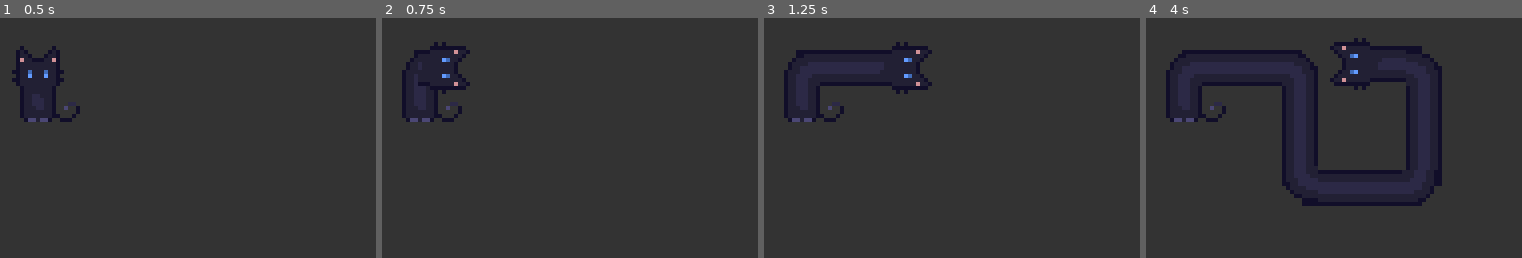
Above: before the commit, frames 1-4 (left to right).
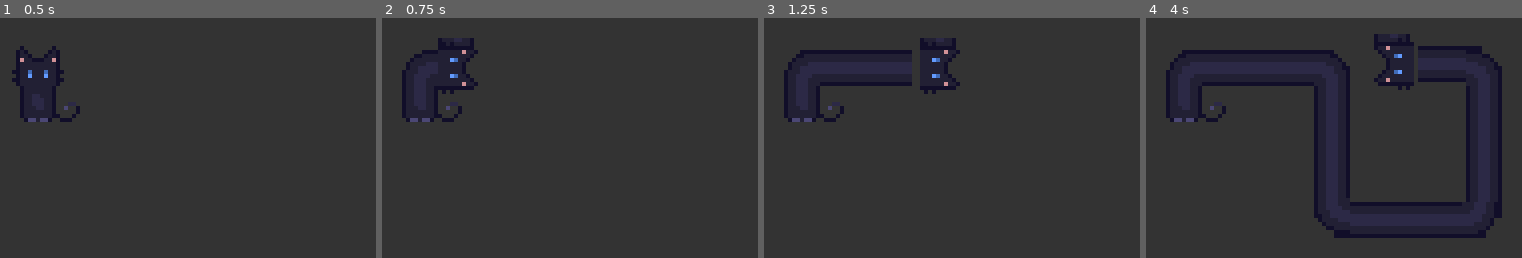
Above: after the commit, the same moments.

Repository: RecorderYvaine/loooong_cat
Game: Godot game, scene res://src/Main.tscn
The game is run twice, just before and just after one commit, with the same random seed, the same clock (stepped at 60 frames per second) and the same inputs.
Inputs:
- Up to frame 1 (0.5 s): no input
- Up to frame 2 (0.75 s): tap Enter at 0.5 s; hold Right (ui_right) from 0.53 s (still down)
- Up to frame 3 (1.25 s): keep holding Right (ui_right)
- Up to frame 4 (4 s): release Right (ui_right) at 1.28 s; hold Down (ui_down) 1.28-2.03 s; hold Right (ui_right) 2.03-2.78 s; hold Up (ui_up) 2.78-3.53 s; hold Left (ui_left) from 3.53 s (still down)

Frame 1 is identical in both runs. In frame 2, 0.7% of the frame differs, in the area x 8-26%, y 8-32%; in frame 3, 1.2%; in frame 4, 7.0%, in the area x 36-95%, y 6-92%.

Commit message:
feat: fix ghosting pixels, improve tap inputs, and add turning lock on retract

Diff:
--- a/src/cat/LongCat.gd
+++ b/src/cat/LongCat.gd
@@ -1,7 +1,7 @@
 extends Node2D
 class_name LongCat
 
-@export var speed: float = 40.0
+@export var speed: float = 50.0
 const MIN_TURN_DIST: float = 9.0
 
 var path: Array[Vector2] = []
@@ -19,9 +19,10 @@
 var turn_tex = preload("res://assets/cat_turn_body.png")
 
 var turns_data: Array[Dictionary] = []
+var blocked_input_dir: Vector2 = Vector2.ZERO
+var prev_raw_input: Vector2 = Vector2.ZERO
 
 func _ready() -> void:
-    # 初始的 path[0] 也就是身体生长的起点，直接设在底座(BottomBody)的中心
     path.append(Vector2(0, 0))
     path.append(Vector2(0, -11))
     current_dir = Vector2.UP
@@ -31,14 +32,30 @@
     update_visuals()
 
 func _process(delta: float) -> void:
-    var input_dir = get_input_dir()
+    var raw_input = get_input_dir()
+    var is_tap = (raw_input != Vector2.ZERO and prev_raw_input != raw_input)
+    prev_raw_input = raw_input
+
+    var input_dir = raw_input
+
+    # 遇到拐角后的停顿逻辑：要求松开按键或换方向才能继续
+    if raw_input == Vector2.ZERO:
+        blocked_input_dir = Vector2.ZERO
+    elif raw_input == blocked_input_dir:
+        input_dir = Vector2.ZERO
+    else:
+        blocked_input_dir = Vector2.ZERO
 
     if input_dir != Vector2.ZERO:
-        move_cat(input_dir, delta)
+        var step = speed * delta
+        # 短按时至少走 1 像素，方便微调
+        if is_tap:
+            step = max(step, 1.0)
+
+        move_cat(input_dir, step)
         update_head_frame(input_dir)
     else:
-        # Idle frame (正面脸)
-        head_sprite.frame = 0
+        head_sprite.frame = 0 # Idle
 
     update_visuals()
 
@@ -51,16 +68,15 @@
 
 func get_allowed_step(start_pos: Vector2, dir: Vector2, requested_step: float) -> float:
     var allowed_step = requested_step
-    # 不检测最后两段（分别是当前正在伸长的一段，以及它的上一个拐角相连的段，避免一开始就卡住自己）
     var check_points = path.size() - 3
 
     for i in range(check_points):
         var p1 = path[i]
         var p2 = path[i+1]
-        var thickness = 8.5 # 身体粗 9，给 0.5 的容错，半径 4.25+4.25=8.5
+        var thickness = 8.5
 
         if dir.x != 0:
-            if p1.x == p2.x: # 竖向身体
+            if p1.x == p2.x:
                 var seg_x = p1.x
                 var min_y = min(p1.y, p2.y) - thickness
                 var max_y = max(p1.y, p2.y) + thickness
@@ -69,7 +85,7 @@
                         allowed_step = min(allowed_step, seg_x - thickness - start_pos.x)
                     elif dir.x < 0 and start_pos.x >= seg_x + thickness:
                         allowed_step = min(allowed_step, start_pos.x - (seg_x + thickness))
-            else: # 横向身体
+            else:
                 var min_x = min(p1.x, p2.x) - thickness
                 var max_x = max(p1.x, p2.x) + thickness
                 if abs(start_pos.y - p1.y) < thickness:
@@ -79,7 +95,7 @@
                         allowed_step = min(allowed_step, start_pos.x - max_x)
 
         elif dir.y != 0:
-            if p1.y == p2.y: # 横向身体
+            if p1.y == p2.y:
                 var seg_y = p1.y
                 var min_x = min(p1.x, p2.x) - thickness
                 var max_x = max(p1.x, p2.x) + thickness
@@ -88,7 +104,7 @@
                         allowed_step = min(allowed_step, seg_y - thickness - start_pos.y)
                     elif dir.y < 0 and start_pos.y >= seg_y + thickness:
                         allowed_step = min(allowed_step, start_pos.y - (seg_y + thickness))
-            else: # 竖向身体
+            else:
                 var min_y = min(p1.y, p2.y) - thickness
                 var max_y = max(p1.y, p2.y) + thickness
                 if abs(start_pos.x - p1.x) < thickness:
@@ -99,28 +115,21 @@
 
     return max(0.0, allowed_step)
 
-func move_cat(input_dir: Vector2, delta: float) -> void:
+func move_cat(input_dir: Vector2, step: float) -> void:
     var head_pos = path[-1]
     var prev_pos = path[-2]
     var seg_dir = (head_pos - prev_pos).normalized()
     if seg_dir == Vector2.ZERO: seg_dir = current_dir
 
-    var step = speed * delta
-
     if input_dir == seg_dir:
-        # 向前伸长
         var allowed = get_allowed_step(path[-1], input_dir, step)
         path[-1] += input_dir * allowed
         current_dir = input_dir
     elif input_dir == -seg_dir:
-        # 向后缩回 (无需碰撞检测)
-        path[-1] += input_dir * step
-
-        # 缩回过弯的吸附逻辑
-        if path.size() > 2:
-            var dist_to_prev = path[-1].distance_to(path[-2])
-            # 把容错像素放大到 6.0，让回退更容易
-            if (path[-1] - path[-2]).dot(seg_dir) <= 0 or dist_to_prev < 6.0:
+        var dist_to_prev = path[-1].distance_to(path[-2])
+        # 缩小判定范围到 step 内：确保缩回时会播放完整的倒放动画，直到完全重合才消除拐角
+        if dist_to_prev <= step:
+            if path.size() > 2:
                 path.pop_back()
                 path[-1] = prev_pos
                 current_dir = (path[-1] - path[-2]).normalized()
@@ -129,15 +138,17 @@
                     var last_turn = turns_data.pop_back()
                     if last_turn.node:
                         last_turn.node.queue_free()
+
+                # 记录阻挡方向，迫使用户松开按键后才能向新方向延展
+                blocked_input_dir = input_dir
+            else:
+                path[-1] = path[0] + seg_dir * 1.0
         else:
-            if (path[-1] - path[0]).dot(seg_dir) <= 0:
-                path[-1] = path[0] + seg_dir * 1.0
-    else:
-        # 转弯！
+            path[-1] += input_dir * step
+    else:
         var dist_from_last_corner = head_pos.distance_to(prev_pos)
         if dist_from_last_corner >= MIN_TURN_DIST:
             var allowed = get_allowed_step(head_pos, input_dir, step)
-            # 只有允许转弯且有移动空间时才真正转弯
             if allowed > 0.0:
                 var prev_dir = seg_dir
                 var cross = prev_dir.x * input_dir.y - prev_dir.y * input_dir.x
@@ -149,14 +160,12 @@
                 var turn_sprite = Sprite2D.new()
                 turn_sprite.texture = turn_tex
                 turn_sprite.region_enabled = true
-                # 永远使用下半截 (9 到 18) 的动画帧
                 turn_sprite.region_rect = Rect2(0, 9, 63, 9)
 
-                # 使用水平翻转来区分顺时针和逆时针
                 if cross > 0:
-                    turn_sprite.flip_h = false # 顺时针不翻转 (原生图是CW)
+                    turn_sprite.flip_h = false
                 else:
-                    turn_sprite.flip_h = true # 逆时针翻转
+                    turn_sprite.flip_h = true
 
                 turn_sprite.hframes = 7
                 turn_sprite.position = head_pos
@@ -171,48 +180,56 @@
         if seg_dir == Vector2.ZERO: seg_dir = current_dir
 
     if input_dir == seg_dir:
-        head_sprite.frame = 3 # 向上看 (相对猫头是往前)
+        head_sprite.frame = 3
     elif input_dir == -seg_dir:
-        head_sprite.frame = 4 # 向下看 (相对猫头是往后)
+        head_sprite.frame = 4
     else:
         head_sprite.frame = 3
 
 func update_visuals() -> void:
     head_group.position = path[-1]
 
-    # 平滑旋转猫头组 (包含头和 TopBody)
     var target_rotation = current_dir.angle() - (-PI/2)
     var current_rot = head_group.rotation
-
-    # 防止 -PI 和 PI 导致的 360 度大回旋
     var rot_diff = wrapf(target_rotation - current_rot, -PI, PI)
     head_group.rotation = current_rot + rot_diff * (20.0 * get_process_delta_time())
 
-    # 渲染中间连续的身体 (MiddleSegments)
-    for child in middle_segments.get_children():
-        child.queue_free()
-
-    for i in range(path.size() - 1):
-        var p1 = path[i]
-        var p2 = path[i+1]
-        var dir = (p2 - p1).normalized()
-
-        # 只在猫头位置做缩进，给 TopBody 留出空间 (TopBody 远端在头部后方 5.5 + 1.5 = 7.0 的位置)
-        if i == path.size() - 2:
-            p2 -= dir * 7.0
-
-        var dist = p1.distance_to(p2)
-        if dist > 0.0:
-            var seg = Sprite2D.new()
-            seg.texture = middle_tex
-            seg.texture_repeat = CanvasItem.TEXTURE_REPEAT_ENABLED
-            seg.region_enabled = true
-            seg.region_rect = Rect2(0, 0, 9, dist)
-            seg.position = (p1 + p2) / 2.0
-            seg.rotation = dir.angle() - (-PI/2)
-            middle_segments.add_child(seg)
-
-    # 根据距离自动播放转弯处的帧动画
+    top_body.position = -current_dir * 5.5
+    top_body.rotation = current_dir.angle() - (-PI/2)
+
+    # 修复多余像素和错位：复用现有的节点，不再每帧 queue_free() 整个列表
+    var seg_count = path.size() - 1
+    var current_children = middle_segments.get_children()
+
+    while current_children.size() < seg_count:
+        var seg = Sprite2D.new()
+        seg.texture = middle_tex
+        seg.texture_repeat = CanvasItem.TEXTURE_REPEAT_ENABLED
+        seg.region_enabled = true
+        middle_segments.add_child(seg)
+        current_children.append(seg)
+
+    for i in range(current_children.size()):
+        var seg = current_children[i]
+        if i >= seg_count:
+            seg.visible = false
+        else:
+            var p1 = path[i]
+            var p2 = path[i+1]
+            var dir = (p2 - p1).normalized()
+
+            if i == path.size() - 2:
+                p2 -= dir * 7.0
+
+            var dist = p1.distance_to(p2)
+            if dist > 0.0:
+                seg.region_rect = Rect2(0, 0, 9, dist)
+                seg.position = (p1 + p2) / 2.0
+                seg.rotation = dir.angle() - (-PI/2)
+                seg.visible = true
+            else:
+                seg.visible = false
+
     for i in range(turns_data.size()):
         var t_data = turns_data[i]
         var frame = 0
